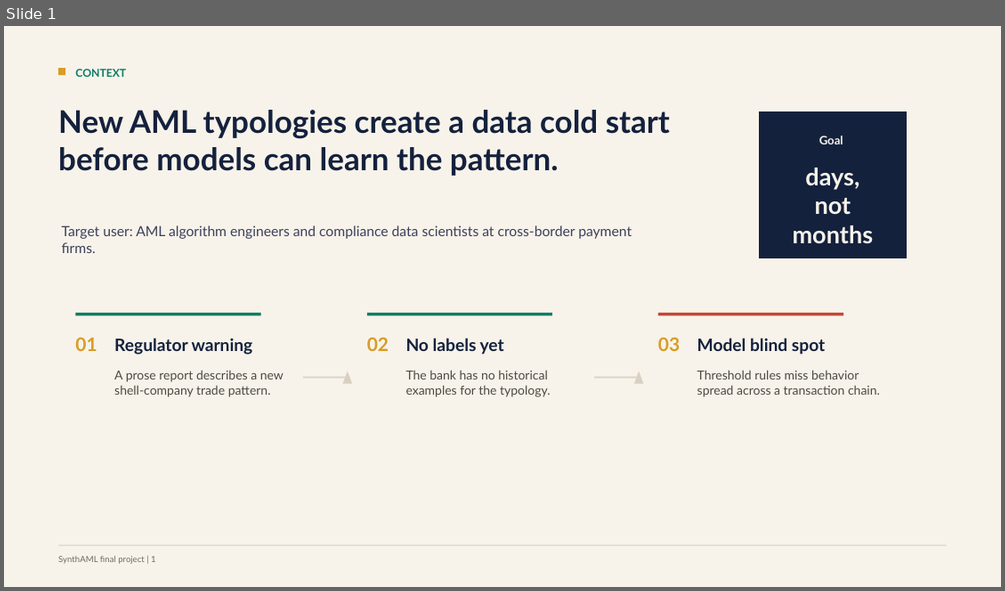
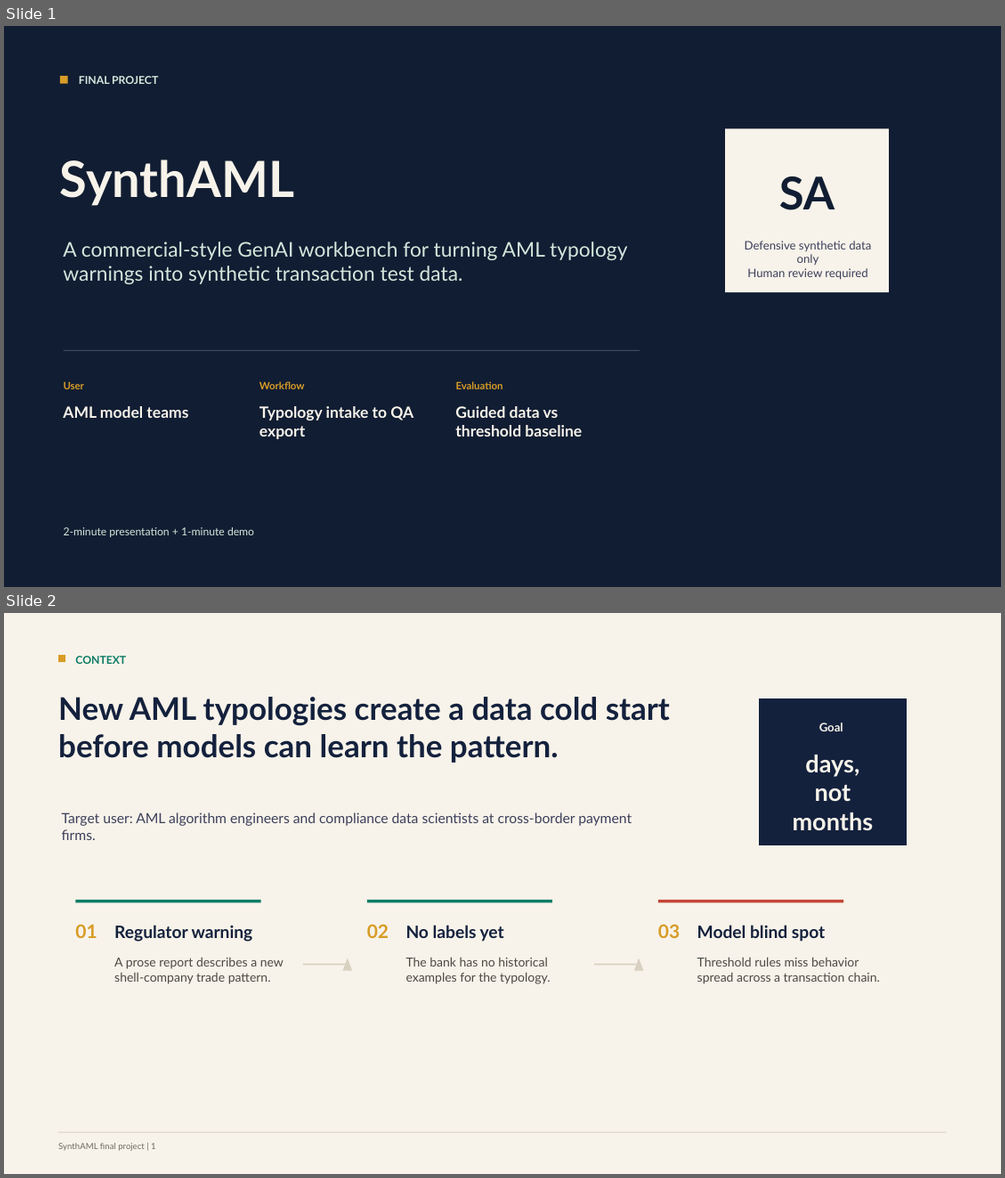
Before and after one commit to yq688m3JT/genAI_final, a slide deck: docs/synthaml-final-presentation.pptx. Shown one above the other, each under a label of ours: slide 1 before the commit, slides 1 and 2 after it. The pictures are 1005x591 and 1005x1178 pixels, drawn with LibreOffice and Linux fonts; fonts in the diff are those of the drawing. Boxes give left, top, right and bottom in pixels: in the first picture for what was removed or moved away, otherwise in the second. Text is boxed around its words. In the diff, an @@ line names an element or a change of style, - is before the commit and + after.

Commit message:
Polish commercial app and presentation

```diff
--- a/docs/synthaml-final-presentation.pptx
+++ b/docs/synthaml-final-presentation.pptx
@@ slide 1 added at box(4, 26, 1001, 587), background #FFFFFF @@
@@ rectangle added at box(4, 26, 1001, 587), fill #111D32 @@
@@ rectangle added at box(60, 76, 67, 84), fill #D89C27 @@
@@ text added at box(79, 76, 158, 84), 10.5 pt, text #D4E7DD, bold @@
+FINAL PROJECT
@@ rectangle added at box(726, 129, 890, 293), fill #F7F3EA @@
@@ text added at box(60, 160, 294, 206), 48 pt, text #F7F3EA, bold @@
+SynthAML
@@ text added at box(779, 176, 834, 210), 43.5 pt, text #111D32, bold @@
+SA
@@ text added at box(63, 241, 627, 284), 19.5 pt, text #D4E7DD @@
+A commercial-style GenAI workbench for turning AML typology warnings into synthetic transaction test data.
@@ text added at box(744, 240, 871, 280), 11.2 pt, text #3D405B @@
+Defensive synthetic data only
+Human review required
@@ rectangle added at box(63, 350, 639, 351), fill #3D4D65 @@
@@ text added at box(64, 381, 84, 389), 9.8 pt, text #D89C27, bold @@
+User
@@ text added at box(259, 381, 305, 389), 9.8 pt, text #D89C27, bold @@
+Workflow
@@ text added at box(456, 381, 503, 389), 9.8 pt, text #D89C27, bold @@
+Evaluation
@@ text added at box(63, 406, 188, 418), 15 pt, text #F7F3EA, bold @@
+AML model teams
@@ text added at box(259, 406, 413, 439), 15 pt, text #F7F3EA, bold @@
+Typology intake to QA export
@@ text added at box(455, 406, 582, 436), 15 pt, text #F7F3EA, bold @@
+Guided data vs threshold baseline
@@ text added at box(64, 527, 254, 537), 10.5 pt, text #D4E7DD @@
+2-minute presentation + 1-minute demo
@@ what was slide 1 is now slide 2 @@
```
Also in this commit, not shown: 1 slide changed, 7 other files.
